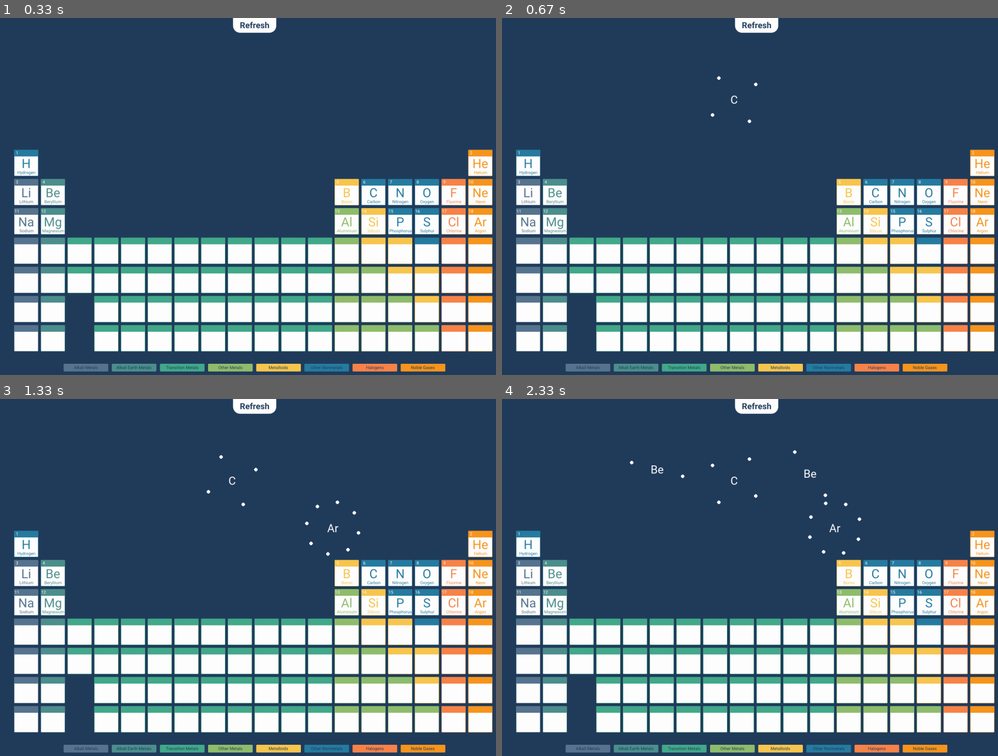
Above: before the commit, frames 1-4 (two rows, left to right).
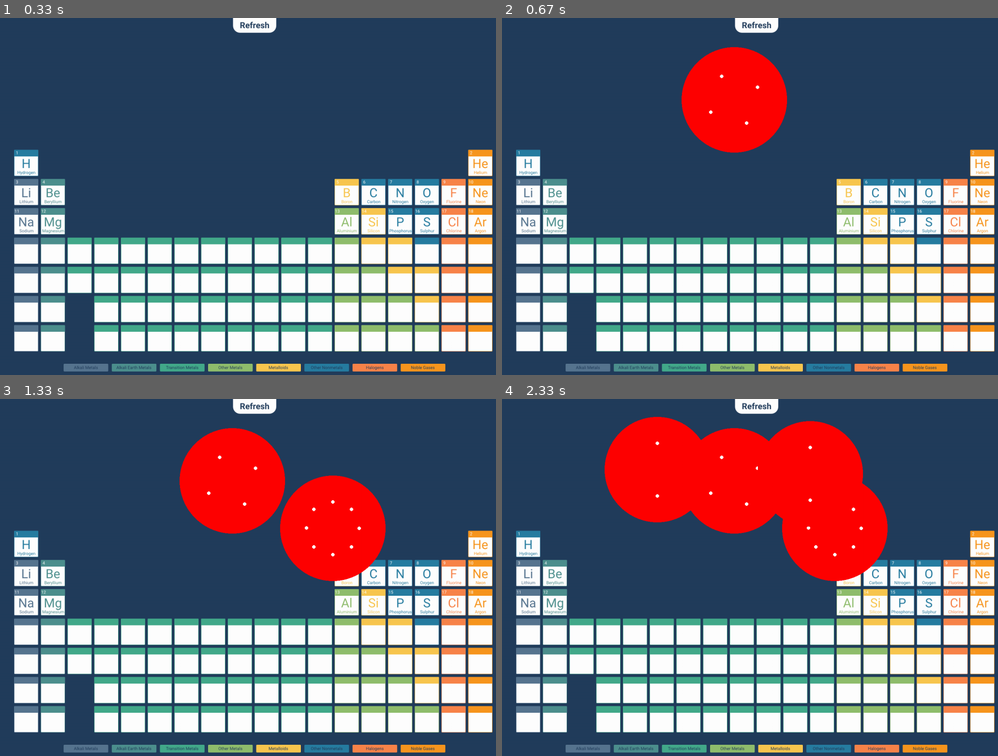
Above: after the commit, the same moments.

Repository: 15collinst/Pygame
Game: pygame game, started from main.py
The game is run twice, just before and just after one commit, with the same random seed, the same clock (stepped at 60 frames per second) and the same inputs.
Inputs (mouse positions are in pixels of both pictures, inside the frame that each line leads up to):
- Up to frame 1 (0.33 s): no input
- Up to frame 2 (0.67 s): press the mouse at (874, 192) at 0.37 s; move the mouse to (804, 146) at 0.47 s; release the mouse at (735, 100) at 0.6 s
- Up to frame 3 (1.33 s): press the mouse at (24, 573) at 0.7 s; move the mouse to (49, 627) at 0.8 s; release the mouse at (74, 681) at 0.93 s; press the mouse at (481, 602) at 1.03 s; move the mouse to (406, 563) at 1.13 s; release the mouse at (332, 527) at 1.27 s
- Up to frame 4 (2.33 s): press the mouse at (903, 573) at 1.37 s; move the mouse to (824, 641) at 1.47 s; release the mouse at (745, 709) at 1.6 s; press the mouse at (556, 573) at 1.7 s; move the mouse to (606, 520) at 1.8 s; release the mouse at (655, 470) at 1.93 s; press the mouse at (556, 573) at 2.03 s; move the mouse to (680, 523) at 2.13 s; release the mouse at (809, 473) at 2.27 s

Frame 1 is identical in both runs. In frame 2, 5.0% of the frame differs, in the area x 36-58%, y 8-38%; in frame 3, 9.9%; in frame 4, 17%, in the area x 20-78%, y 4-52%.

Commit message:
Simple colliding system for active element

Diff:
--- a/main.py
+++ b/main.py
@@ -80,9 +80,6 @@
 	KEY.draw(SCREEN)
 	OTHER_ELEMENTS.draw(SCREEN)
 
-	if REFRESH.draw(SCREEN):
-		static_elements = []
-
 	# loops over all elements drawing them and checking if they have been clicked
 	for i in range(18):
 		if ELEMENTS[i].draw(SCREEN) and not spawn:
@@ -93,9 +90,14 @@
 	#creates a sprite which tracks the mouse when you hold down
 	if spawn:
 		active_element.draw(SCREEN, mx ,my)
+		if active_element.active(mx ,my, static_elements):
+			print("wow")
 
 	for i in range(len(static_elements)):
 		static_elements[i][0].draw(SCREEN, static_elements[i][1] ,static_elements[i][2])
+
+	if REFRESH.draw(SCREEN):
+		static_elements = []
 
 	pygame.display.update()
 
--- a/sprite.py
+++ b/sprite.py
@@ -1,5 +1,6 @@
 import pygame
 import electron
+import math
 
 class Sprite():
     def __init__(element, atomic_number):
@@ -25,9 +26,18 @@
         sprite_centre_x = mx - img.get_width() / 2
         sprite_centre_y = my - img.get_height() / 2
         SCREEN.blit(img, (sprite_centre_x, sprite_centre_y))
+        pygame.draw.circle(SCREEN, (255,0,0), [mx, my], 150, 0)
 
         for i in range(len(element.electrons)):
             rotation = i * (360 / len(element.electrons))
             element.electrons[i].draw(SCREEN, element.angle+rotation, mx, my)
 
-        element.angle += 1
+    def active(element, mx, my, static_elements):
+        if not static_elements:
+            element.angle += 1
+        else:
+            for static_element in static_elements:
+                if math.sqrt(((static_element[1] - mx) ** 2) + ((static_element[2] - my) ** 2) ) > 300:
+                    print(f"not colliding with {static_element}")
+                else:
+                    print(f"colliding with {static_element}")
